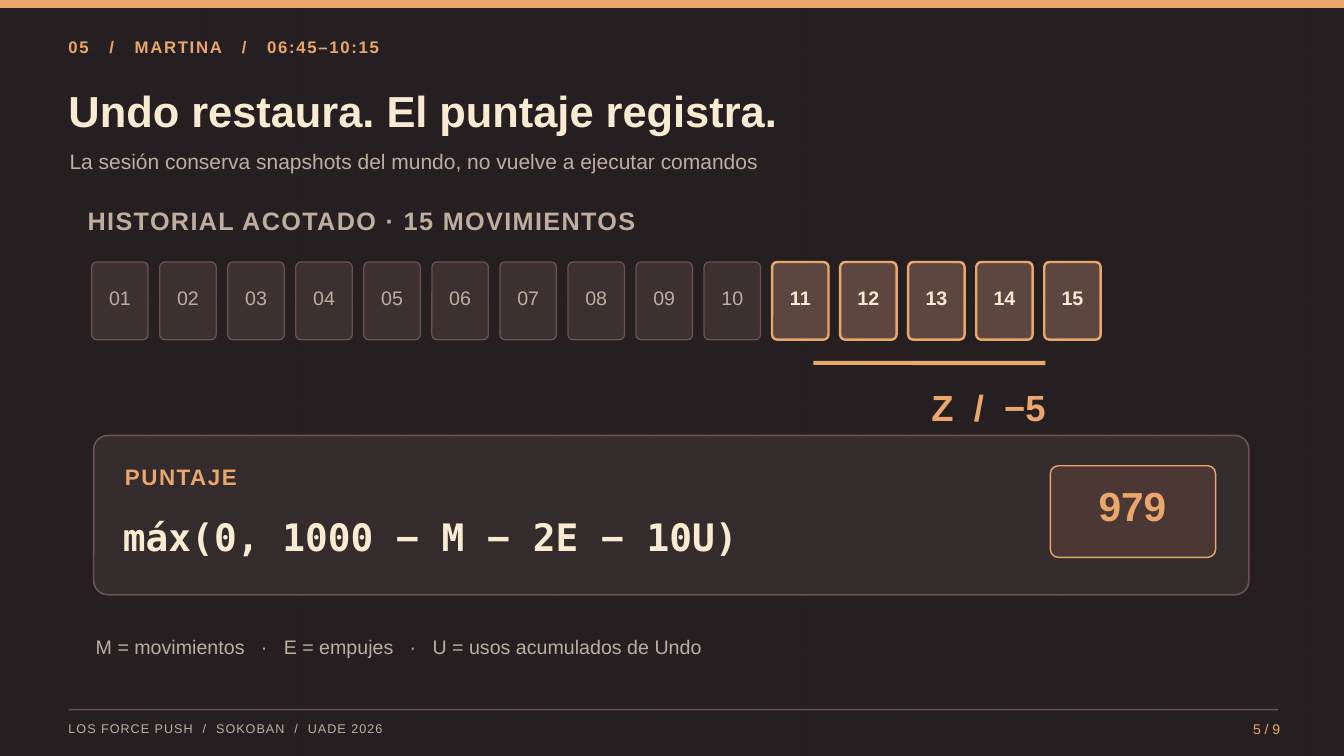
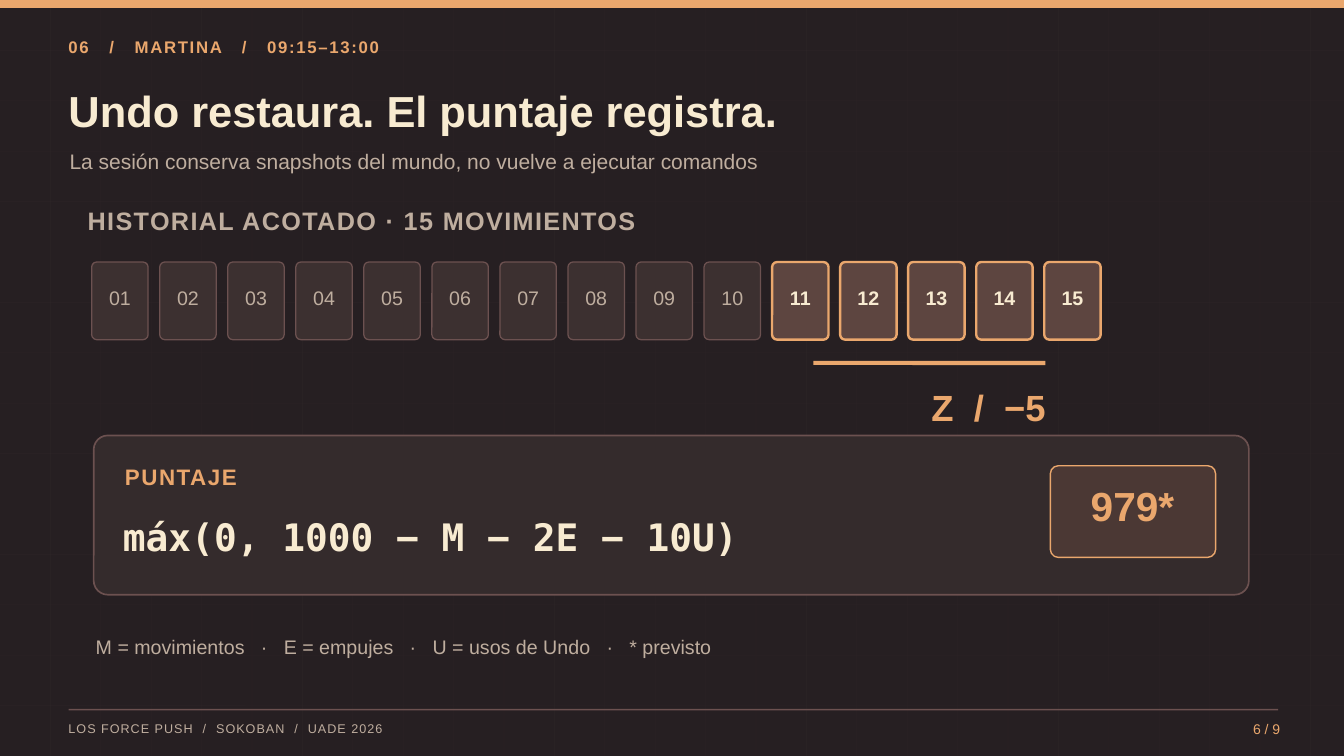
Before and after one commit to smatrauade/Los-Force-Push, a slide deck: slide 6 of entregables/Los_Force_Push_Sokoban_Defensa_18-11-2026.pptx (slide 5 before the commit). Drawn at 1344x756 pixels with LibreOffice and Linux fonts; fonts in the diff are those of the drawing. Boxes give left, top, right and bottom in pixels: in the first picture for what was removed or moved away, otherwise in the second. Text is boxed around its words. In the diff, an @@ line names an element or a change of style, - is before the commit and + after.

```diff
--- a/entregables/Los_Force_Push_Sokoban_Defensa_18-11-2026.pptx
+++ b/entregables/Los_Force_Push_Sokoban_Defensa_18-11-2026.pptx
@@ text at (68, 41, 379, 53): text changed @@
-05 / MARTINA / 06:45–10:15
+06 / MARTINA / 09:15–13:00
@@ text at (1091, 492, 1175, 522): text changed @@
-979
+979*
@@ text at (96, 640, 711, 658): text changed @@
-M = movimientos · E = empujes · U = usos acumulados de Undo
+M = movimientos · E = empujes · U = usos de Undo · * previsto
@@ text at (1253, 724, 1280, 734): text changed @@
-5 / 9
+6 / 9
```
Also in this commit, not shown: 8 other slides changed, 4 other files.
